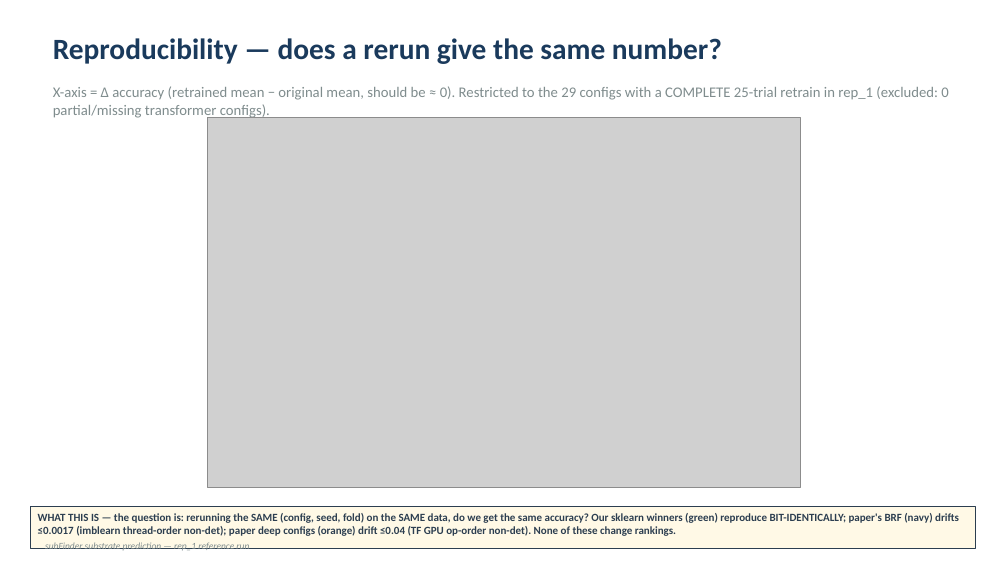
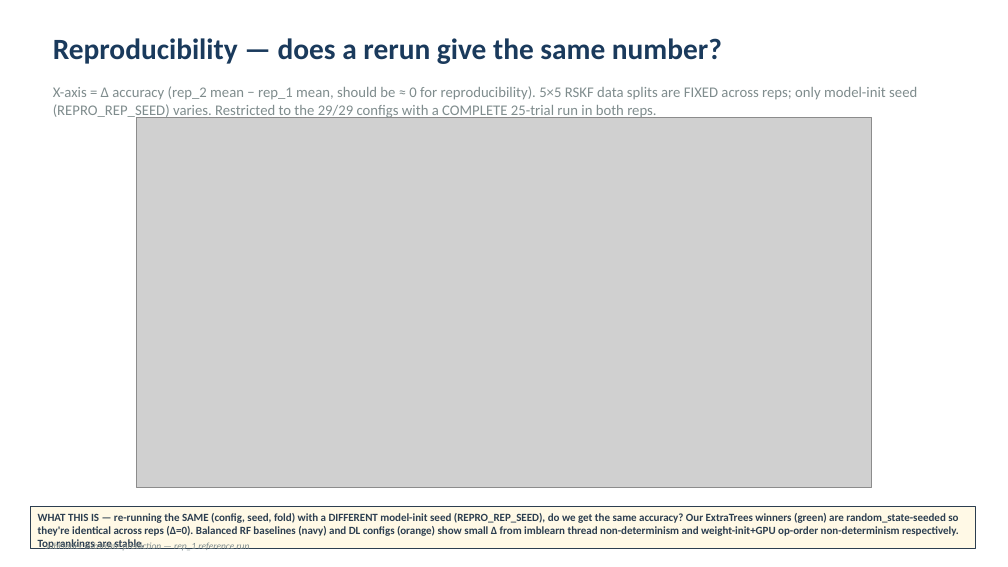
Before and after one commit to vedpiyush93-stack/subFinder_May_Release, a slide deck: slide 6 of docs/deck.pptx. Drawn at 1008x567 pixels with LibreOffice and Linux fonts; fonts in the diff are those of the drawing; grey boxes stand for pictures. Boxes give left, top, right and bottom in pixels: in the first picture for what was removed or moved away, otherwise in the second. Text is boxed around its words. In the diff, an @@ line names an element or a change of style, - is before the commit and + after.

Commit message:
Layer 1: framework + refreshed paper artifacts (rep_1 benchmark + rep_2 reproducibility delta)
Includes:
  - Reproducibility framework (reproducibility/{*.sh, *.py, *.md}, scripts/repro/)
  - .gitattributes: LFS-track artifacts/predictions/**/*.{keras,joblib} +
    reproducibility/rep_*/predictions/**/*.{keras,joblib}
  - Source: src/{deep,shallow}/architectures.py — paper-faithful DL archs +
    BRF100, val-leak fix (train_dl uses random_state=42 to match rskf_splits)
  - Refreshed paper artifacts (rep_1 = canonical benchmark):
      docs/tables/*, docs/figures/*, docs/deck.{pptx,html} (21 slides each)
      paper/{main,supplement}.{tex,pdf} recompiled
      paper/audit_output.txt + audit numbers from 2-rep ensemble
      notebooks/build_paper_artifacts.ipynb (re-executed)
  - fig3 now compares rep_2 (REPRO_REP_SEED=2000) vs rep_1 (REPRO_REP_SEED=1000)
    showing model-init reproducibility deltas with data splits fixed
  - fig10 shows real per-fold wall_sec (previously empty due to ensemble averaging)
  - artifacts/{per_fold_metrics,original_benchmark_per_fold_metrics,calibration_report}.csv

Heavy artifacts (predictions/, embeddings_cache/, rep_*/) will follow in layers 2-4.

```diff
--- a/docs/deck.pptx
+++ b/docs/deck.pptx
@@ text at (x1=53, y1=86, x2=917, y2=119): text changed @@
-X-axis = Δ accuracy (retrained mean − original mean, should be ≈ 0). Restricted to the 29 configs with a COMPLETE 25-trial retrain in rep_1 (excluded: 0 partial/missing transformer configs).
+X-axis = Δ accuracy (rep_2 mean − rep_1 mean, should be ≈ 0 for reproducibility). 5×5 RSKF data splits are FIXED across reps; only model-init seed (REPRO_REP_SEED) varies. Restricted to the 29/29 configs with a COMPLETE 25-trial run in both reps.
@@ picture resized from (x1=208, y1=117, x2=801, y2=488) to (x1=136, y1=117, x2=871, y2=488) @@
@@ text in rectangle at (x1=38, y1=513, x2=959, y2=550): text changed @@
-WHAT THIS IS — the question is: rerunning the SAME (config, seed, fold) on the SAME data, do we get the same accuracy? Our sklearn winners (green) reproduce BIT-IDENTICALLY; paper's BRF (navy) drifts ≤0.0017 (imblearn thread-order non-det); paper deep configs (orange) drift ≤0.04 (TF GPU op-order non-det). None of these change rankings.
+WHAT THIS IS — re-running the SAME (config, seed, fold) with a DIFFERENT model-init seed (REPRO_REP_SEED), do we get the same accuracy? Our ExtraTrees winners (green) are random_state-seeded so they're identical across reps (Δ=0). Balanced RF baselines (navy) and DL configs (orange) show small Δ from imblearn thread non-determinism and weight-init+GPU op-order non-determinism respectively. Top rankings are stable.
```
Also in this commit, not shown: 6 other slides changed, 38 other files.
